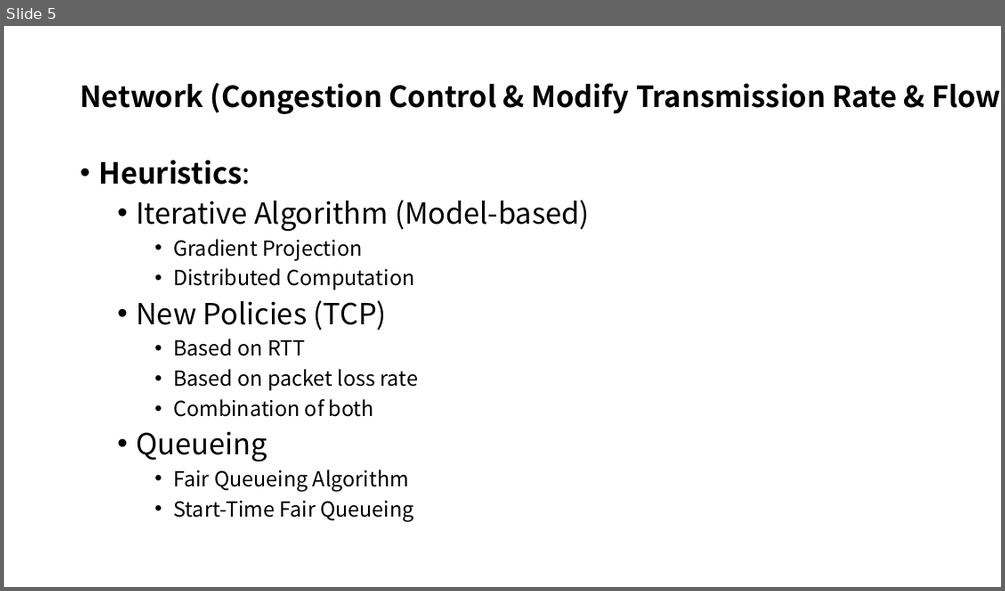
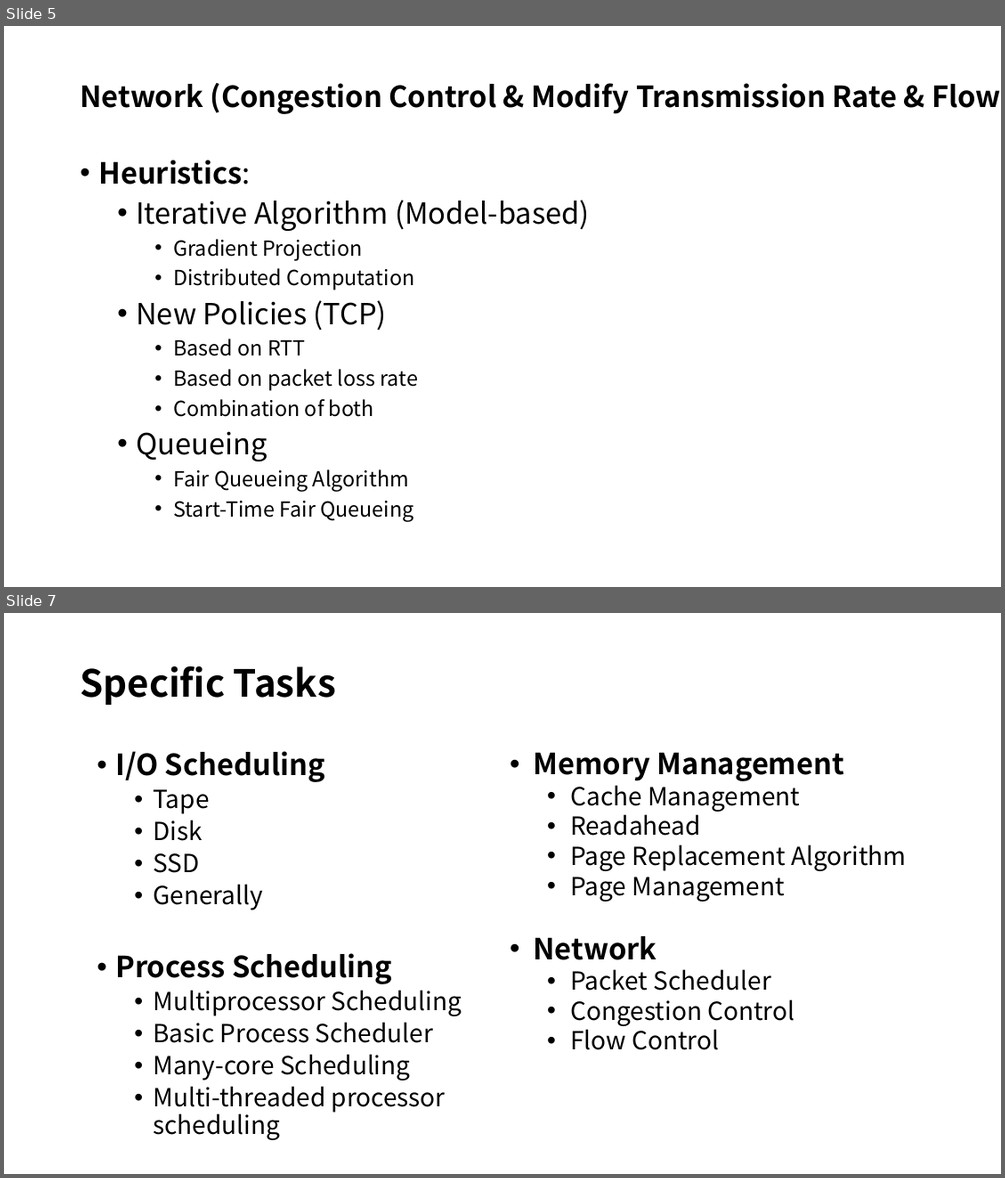
Before and after one commit to LiuYingying0104/AIOS, a slide deck: Papers/ML Apply in OS/updates.pptx. Shown one above the other, each under a label of ours: slide 5 before the commit, slides 5 and 7 after it; the slides between them are not shown. The pictures are 1005x591 and 1005x1178 pixels, drawn with LibreOffice and Linux fonts; fonts in the diff are those of the drawing. Boxes give left, top, right and bottom in pixels: in the first picture for what was removed or moved away, otherwise in the second. Text is boxed around its words. In the diff, an @@ line names an element or a change of style, - is before the commit and + after.

```diff
--- a/Papers/ML Apply in OS/updates.pptx
+++ b/Papers/ML Apply in OS/updates.pptx
@@ slide 7 added at (x1=4, y1=613, x2=1001, y2=1174), background #FFFFFF @@
@@ title added at (x1=80, y1=666, x2=336, y2=705), 36 pt, text #000000, bold @@
+Specific Tasks
@@ text added at (x1=115, y1=751, x2=461, y2=1140), 24 pt, text #000000 @@
+• I/O Scheduling
+  • Tape
+  • Disk
+  • SSD
+  • Generally
+• Process Scheduling
+  • Multiprocessor Scheduling
+  • Basic Process Scheduler
+  • Many-core Scheduling
+  • Multi-threaded processor scheduling
@@ text added at (x1=533, y1=752, x2=906, y2=1050), 24 pt, text #000000 @@
+• Memory Management
+  • Cache Management
+  • Readahead
+  • Page Replacement Algorithm
+  • Page Management
+• Network
+  • Packet Scheduler
+  • Congestion Control
+  • Flow Control
```
Also in this commit, not shown: 2 slides changed, 1 other file.
